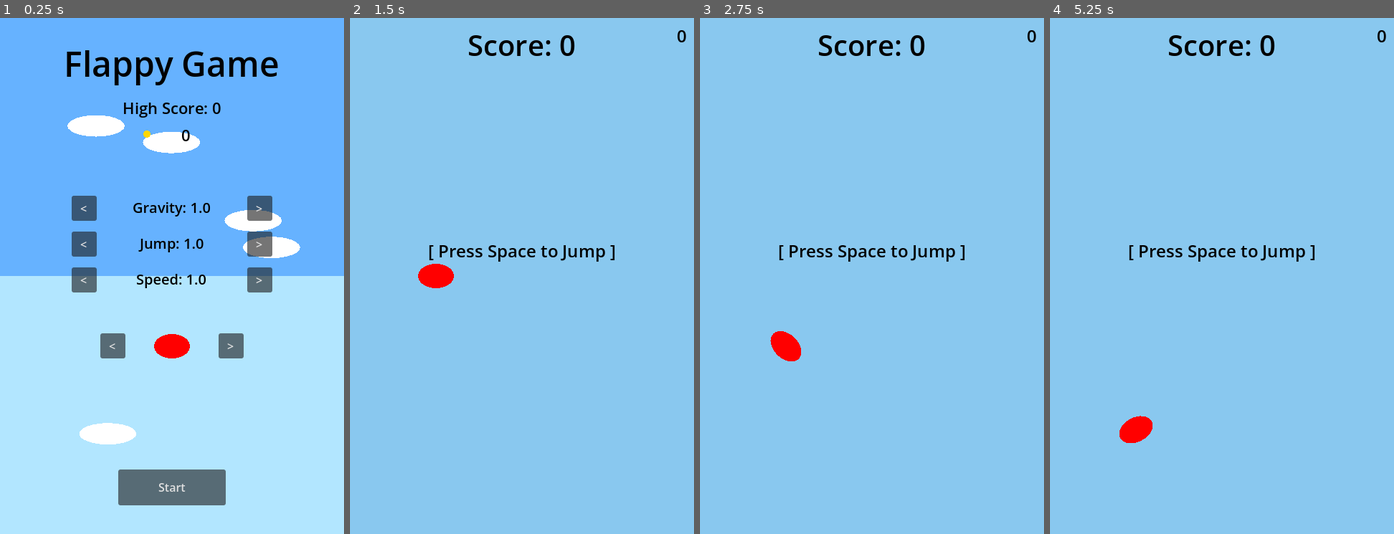
Above: before the commit, frames 1-4 (left to right).
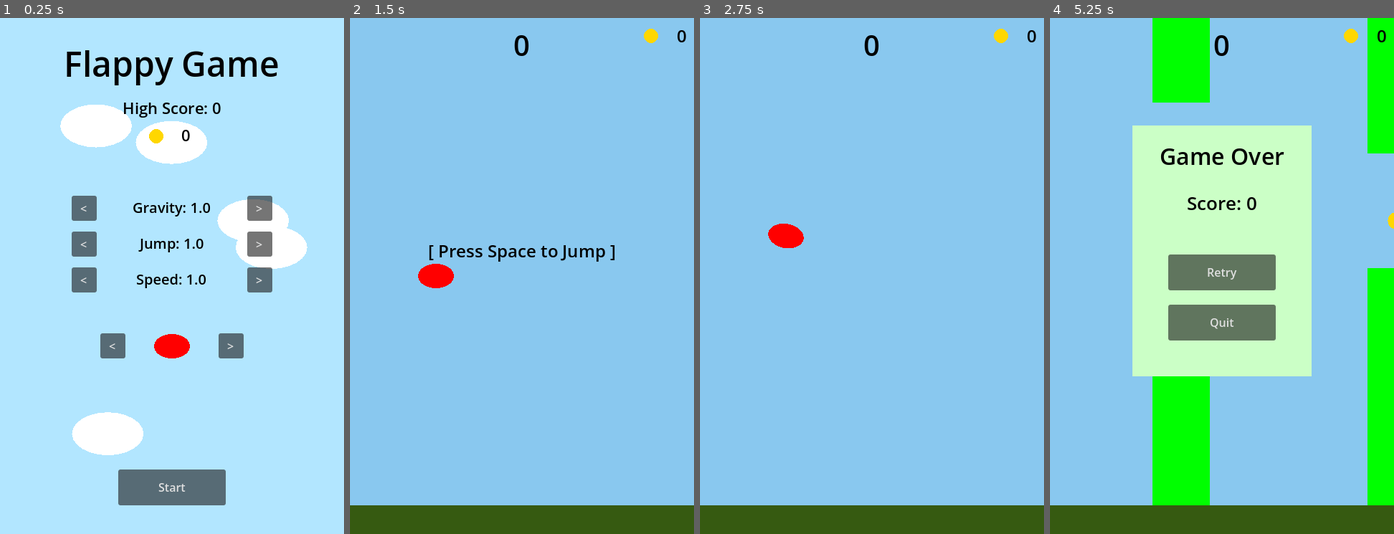
Above: after the commit, the same moments.

Repository: Tortiz-CSUF/flappy-game
Game: Godot game, scene res://Scenes/title_screen.tscn
Same seed, same stepped clock (60 frames per second), same inputs: the game is played once before the commit and once after it.
Inputs:
- Up to frame 1 (0.25 s): no input
- Up to frame 2 (1.5 s): click ">" at 0.5 s; click "Start" at 1.25 s
- Up to frame 3 (2.75 s): tap Space (jump) at 2 s; hold Space (jump) from 2.03 s (still down)
- Up to frame 4 (5.25 s): release Space (jump) at 2.78 s; tap Space (jump) at 2.85, 3.02, 3.32, 3.5, 4.35, 4.52, 4.82, 5 s; hold Space (jump) 3.53-4.28 s; hold Space (jump) from 5.03 s (still down)

The runs differ from the first frame. In frame 1, 47% of the frame differs, in the area x 0-100%, y 0-85%; in frame 2, 6.2%; in frame 3, 7.4%; in frame 4, 44%.
Error before the commit: Parse Error: Preload file "res://coin.tscn" does not exist. (res://Scripts/main.gd:5)

Commit message:
Game Prototype Complete
All functions tested and passed.

Diff:
--- a/Scenes/title_screen.tscn
+++ b/Scenes/title_screen.tscn
@@ -28,7 +28,7 @@
 horizontal_alignment = 1
 
 [node name="CoinIcon" type="Node2D" parent="." unique_id=186887460]
-position = Vector2(205, 162)
+position = Vector2(218, 165)
 
 [node name="CoinCountLabel" type="Label" parent="." unique_id=647010402]
 offset_left = 220.0
--- a/Scripts/main.gd
+++ b/Scripts/main.gd
@@ -2,7 +2,7 @@
 
 ## Preload Paths
 const PipePairScene = preload("res://Scenes/pipe_pair.tscn")
-const CoinScene = preload("res://coin.tscn")
+const CoinScene = preload("res://Scenes/coin.tscn")
 
 ## Pipe Spawn Settings
 const PIPE_SPAWN_X = 520.0 			# Spawn outside game view (right)
--- a/Scripts/title_screen.gd
+++ b/Scripts/title_screen.gd
@@ -1,15 +1,15 @@
 extends Node2D
 
 ## Sky Draw vals
-const SKY_TOP_CPLOR = Color(0.4, 0.7, 1.0)
+const SKY_TOP_CPLOR = Color(0.7, 0.9, 1.0)
 const SKY_BOTTOM_COLOR = Color(0.7, 0.9, 1.0)
 
 ## Cloud Settings
 const CLOUD_MIN_Y = 50.0
 const CLOUD_MAX_Y = 600.0
 const CLOUD_SPEED = 60.0
-const CLOUD_WIDTH = 80.0
-const CLOUD_HEIGHT = 30.0
+const CLOUD_WIDTH = 100.0
+const CLOUD_HEIGHT = 60.0
 const CLOUD_POINTS = 24
 
 ## Player Preview
@@ -18,7 +18,7 @@
 const OVAL_POINTS = 32
 
 ## Coin Icon
-const COIN_ICON_RADIUS = 10.0
+const COIN_ICON_RADIUS = 20.0
 const COIN_ICON_COLOR = Color.GOLD
 const COIN_ICON_POINTS = 16
 
@@ -96,18 +96,13 @@
 
 func _process(delta: float) -> void:
 	# moves all clouds toward left
-	for i in range(clouds.size()):
+	for i in range(clouds.size() -1, -1, -1):
 		clouds[i].x -= CLOUD_SPEED * delta
+		if clouds[i].x < -CLOUD_WIDTH:
+			clouds.remove_at(i)
 
-		#destroy clouds when out of gam view
-		var new_clouds: Array = []
-		for cloud_pos in clouds:
-			if cloud_pos.x > -CLOUD_WIDTH:
-				new_clouds.append(cloud_pos)
+	queue_redraw()
 
-		clouds = new_clouds
-
-		queue_redraw()
 
 
 func _on_cloud_timer_timeout():
@@ -139,7 +134,7 @@
 
 
 func _on_jump_up():
-	GameData.jump_height = min(SETTING_MIN, GameData.jump_height + SETTING_STEP)
+	GameData.jump_height = min(SETTING_MAX, GameData.jump_height + SETTING_STEP)
 	update_settings_labels()
 
 
